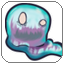
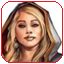
Layer changes from the first 64 × 64 image to the second:
hid "Layer 16" over (x1=1, y1=1, x2=63, y2=63)
added layer "Layer 25" above "Layer 17" over (x1=1, y1=1, x2=63, y2=63)
